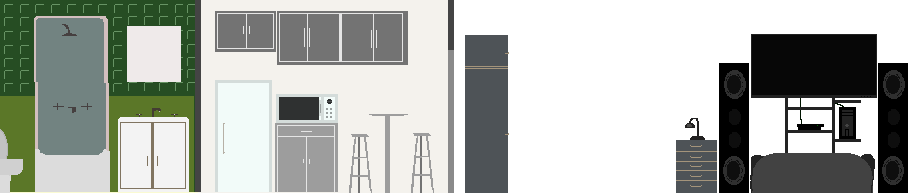
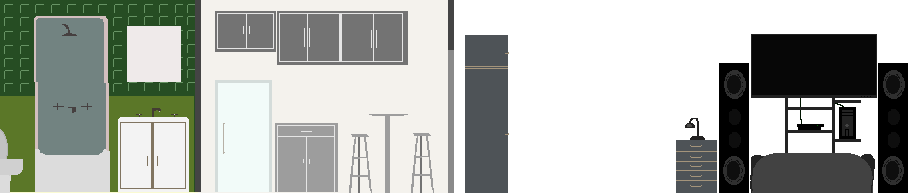
The second 908px x 193px image is a revision of the first. Changes to its layers:
hid "hornito" over [276, 94, 338, 123]
